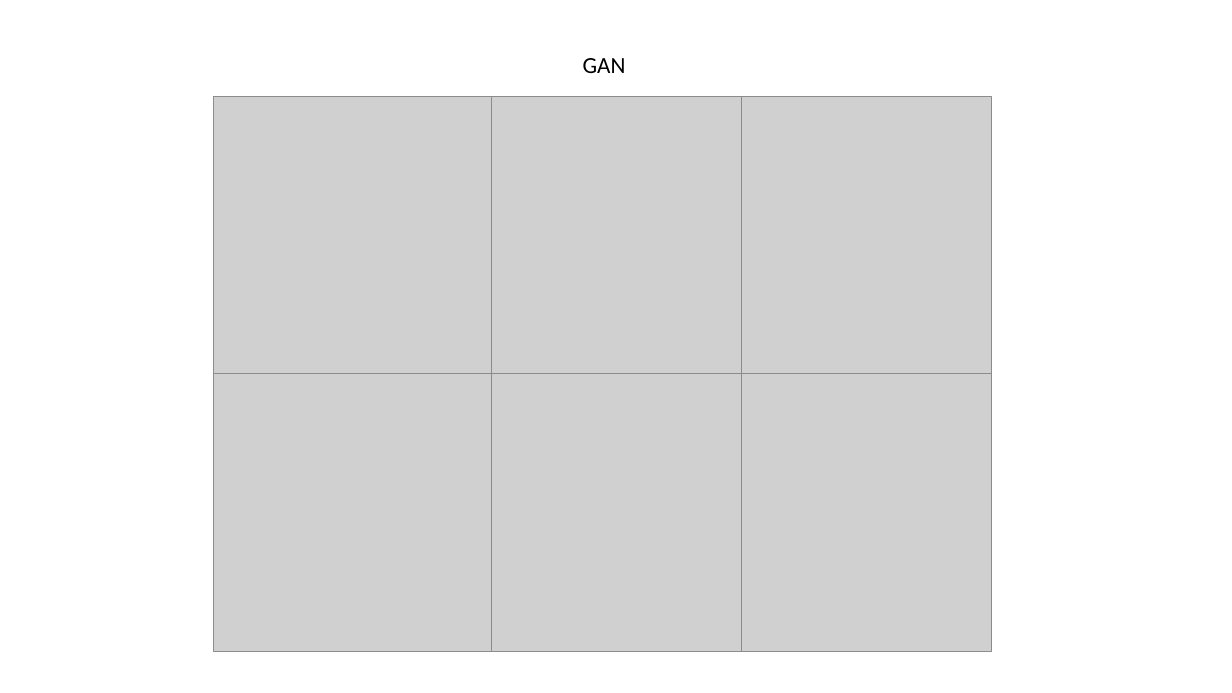
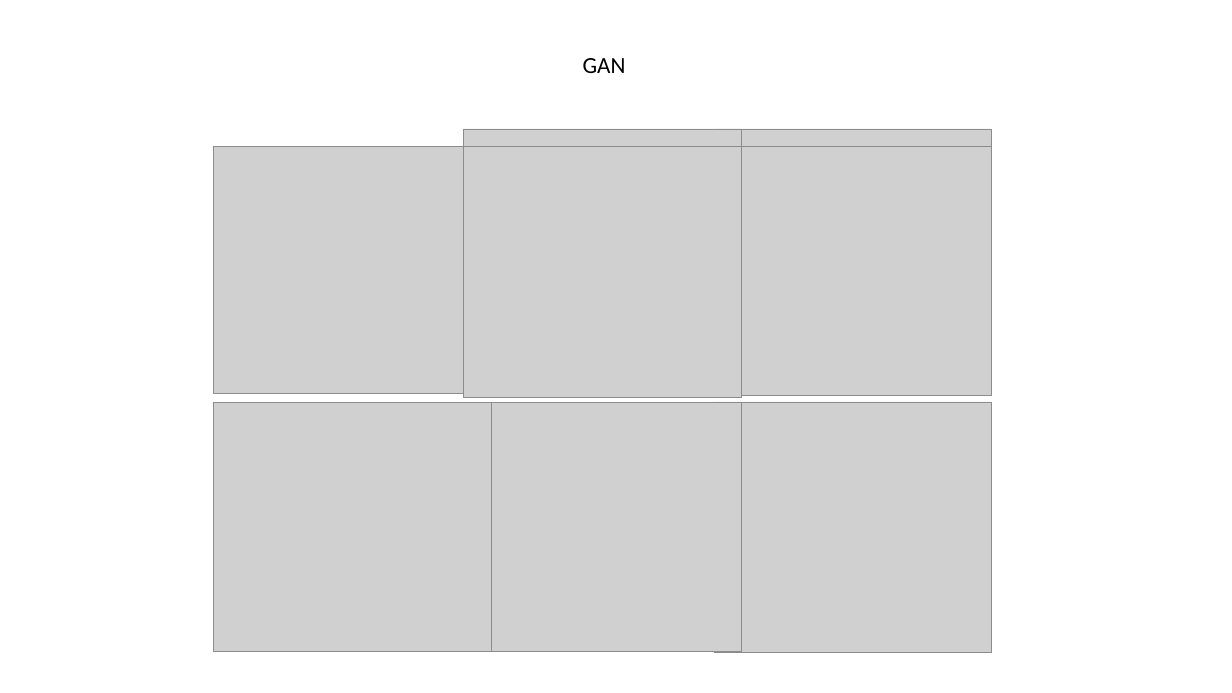
Before and after one commit to SebStrug/ML-for-Chinese-Calligraphy, a slide deck: slide 7 of Compiled graphs.pptx. Drawn at 1232x693 pixels with LibreOffice and Linux fonts; fonts in the diff are those of the drawing; grey boxes stand for pictures. Boxes give left, top, right and bottom in pixels: in the first picture for what was removed or moved away, otherwise in the second. Text is boxed around its words. In the diff, an @@ line names an element or a change of style, - is before the commit and + after.

Commit message:
small change to ppt

```diff
--- a/Compiled graphs.pptx
+++ b/Compiled graphs.pptx
@@ picture: place and size @@
-picture at (213, 97, 491, 374)
+picture at (213, 147, 491, 394)
@@ picture: place and size @@
-picture at (464, 97, 741, 374)
+picture at (464, 129, 741, 380)
@@ picture added at (464, 147, 741, 397) @@
@@ picture: place and size @@
-picture at (714, 97, 992, 374)
+picture at (714, 129, 992, 378)
@@ picture added at (714, 147, 992, 396) @@
@@ picture: place and size @@
-picture at (213, 374, 491, 652)
+picture at (213, 402, 491, 652)
@@ picture: place and size @@
-picture at (464, 374, 741, 652)
+picture at (464, 402, 741, 652)
@@ picture: place and size @@
-picture at (714, 374, 992, 652)
+picture at (714, 402, 992, 653)
```
Also in this commit, not shown: 1 other slide changed.
